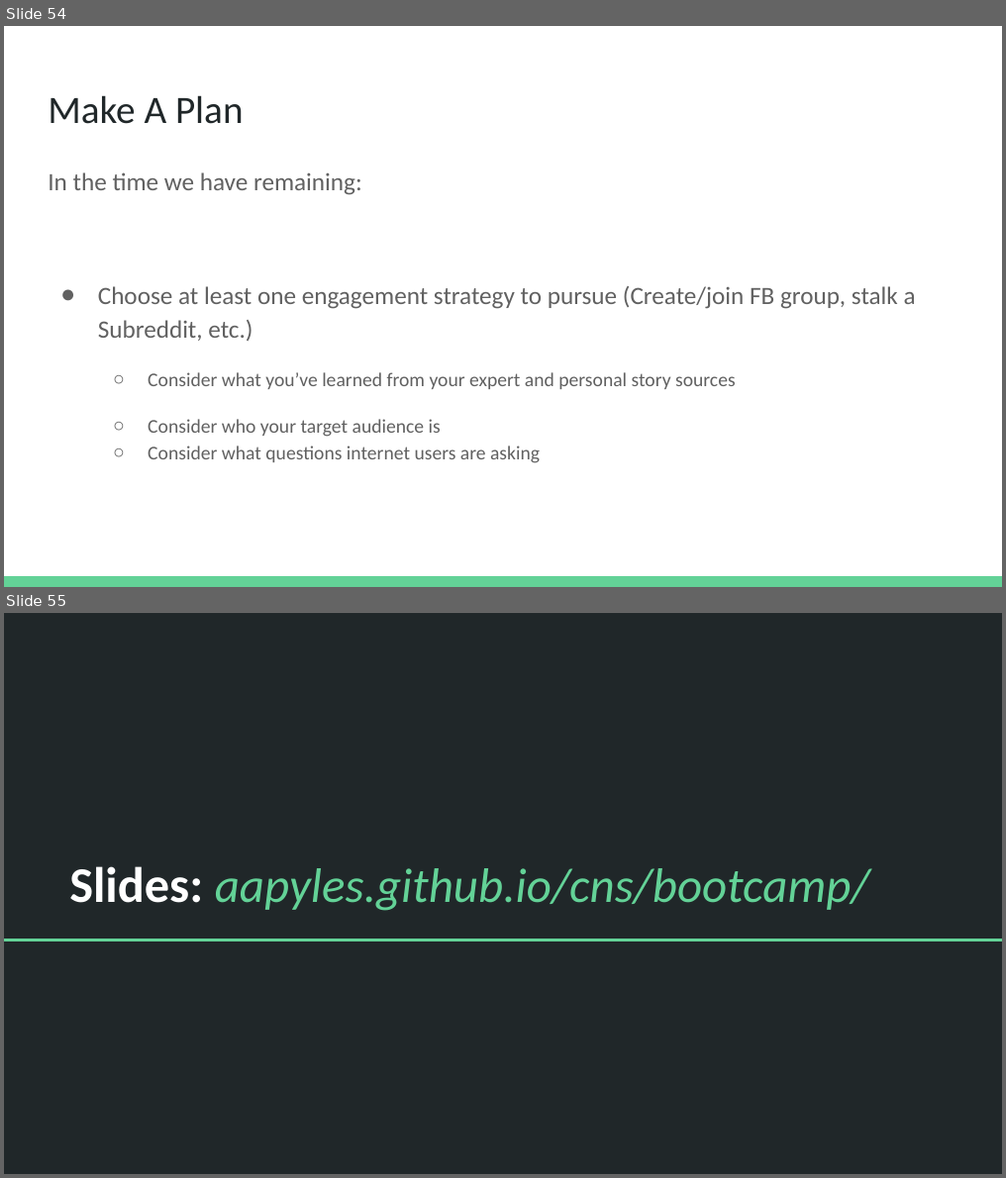
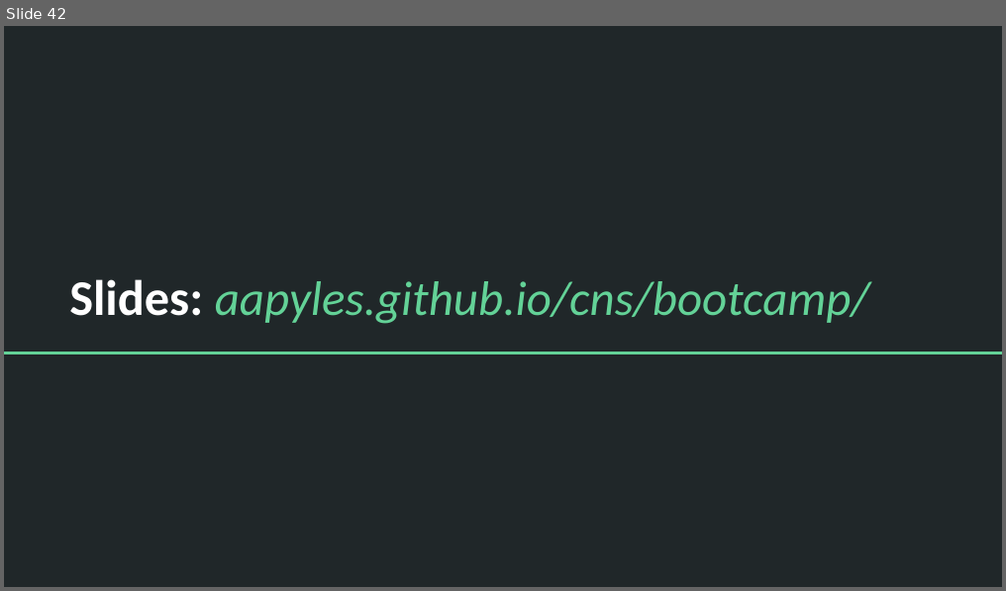
Before and after one commit to aapyles/CNS, a slide deck: bootcamp/storytelling.pptx. Shown one above the other, each under a label of ours: slides 54 and 55 before the commit, slide 42 after it. The pictures are 1006x1178 and 1006x591 pixels, drawn with LibreOffice and Linux fonts; fonts in the diff are those of the drawing. Boxes give left, top, right and bottom in pixels: in the first picture for what was removed or moved away, otherwise in the second. Text is boxed around its words. In the diff, an @@ line names an element or a change of style, - is before the commit and + after.

```diff
--- a/bootcamp/storytelling.pptx
+++ b/bootcamp/storytelling.pptx
@@ slide 54 removed at [4,26,1002,587], background #FFFFFF @@
@@ title removed at [48,95,244,124] @@
-Make A Plan
@@ text removed at [48,173,916,464] @@
-In the time we have remaining:
-● Choose at least one engagement strategy to pursue (Create/join FB group, stalk a Subreddit, etc.)
-  ○ Consider what you’ve learned from your expert and personal story sources
-  ○ Consider who your target audience is
-  ○ Consider what questions internet users are asking
@@ rectangle removed at [4,576,1002,587] @@
@@ what was slide 55 is now slide 42 @@
```
Also in this commit, not shown: 2 slides changed, 12 other slides removed.
